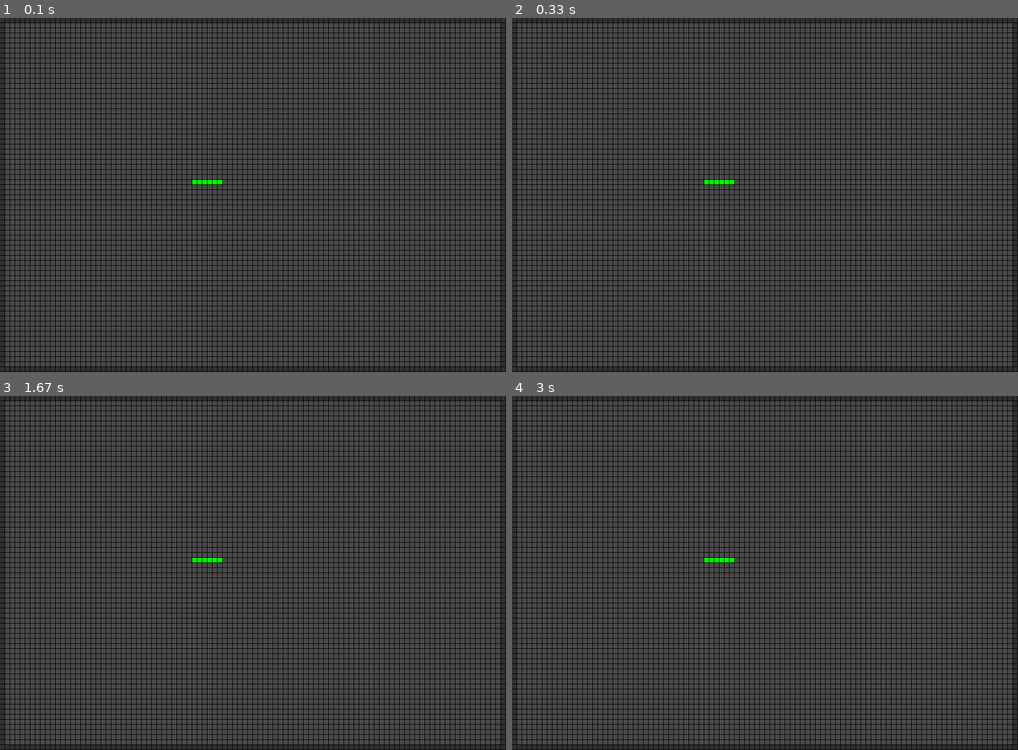
Above: before the commit, frames 1-4 (two rows, left to right).
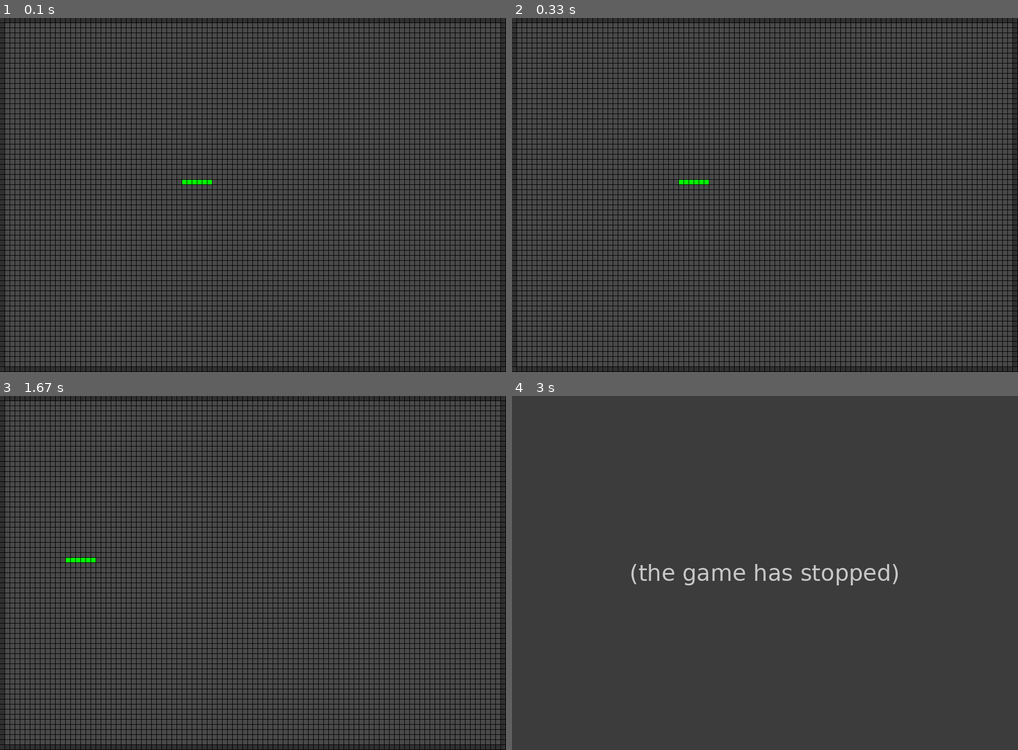
Above: after the commit, the same moments.

Repository: hsadler/learn-pygame
Game: pygame game, started from my_games/snake/snake.py
Two runs of this game, one before a commit and one after it. Both use one fixed random seed, a clock stepped at 60 frames per second and the inputs below.
Inputs:
- Up to frame 1 (0.1 s): no input
- Up to frame 2 (0.33 s): no input
- Up to frame 3 (1.67 s): no input
- Up to frame 4 (3 s): no input

The runs differ from the first frame. In frame 1, less than 0.1% of the frame differs, in the area x 36-44%, y 45-47%; in frame 2, 0.1%; in frame 3, 0.1%; in frame 4, 22%, in the area x 0-100%, y 0-100%.
Error after the commit: AttributeError: 'NoneType' object has no attribute 'draw_color' (snake.py line 37); the game stopped at 2.53 s (later frames are placeholders)

Commit message:
got snake movement working

Diff:
--- a/my_games/snake/lib/business/game.py
+++ b/my_games/snake/lib/business/game.py
@@ -5,7 +5,7 @@
 class GameBL():
 
 	@staticmethod
-	def run(config, game, grid, snake):
+	def run(config, game, grid, wall, snake):
 		"""
 		game loop main method
 		"""
@@ -18,14 +18,26 @@
 				if event.key == game.pygame.K_ESCAPE or event.unicode == 'q':
 					game.running = False
 
-		# # block selection based on user input
-		# direction = self.get_direction_from_user_input()
-		# if direction is not None:
-		# 	print('direction:')
-		# 	print(direction)
+		# update entire grid until optimized
+		grid.initialize()
 
-		# # lock game loop rate
-		# self.clock.tick(self.config.GAME_LOOP_RATE)
+		# update entire wall until optimized
+		wall.update()
+
+		# move the snake
+		head = snake.get_head()
+		new_head = grid.get_adjacent_block_from_block(
+			block=head,
+			direction=grid.DIRECTION_LEFT
+		)
+		snake.move_snake(new_head=new_head, remove_tail=True)
+		snake.update()
+
+		# do full update (until optimized)
+		game.pygame.display.update()
+
+		# lock game loop rate
+		game.clock.tick(config.GAME_LOOP_RATE)
 
 	def get_direction_from_user_input(self):
 		return None
@@ -33,7 +45,7 @@
 	def init_display(self):
 		self.pygame.display.update()
 
-	def update_display(self):
+	def update_display(self, rects):
 		# TODO: pass rects to update()
 		self.pygame.display.update(rects)
 
--- a/my_games/snake/lib/model/config.py
+++ b/my_games/snake/lib/model/config.py
@@ -7,7 +7,7 @@
 class Config():
 
 	GAME_NAME = 'snake'
-	GAME_LOOP_RATE = 30
+	GAME_LOOP_RATE = 15
 
 	SCREEN_PX_WIDTH = 1000
 	SCREEN_PX_HEIGHT = 700
--- a/my_games/snake/lib/model/game_model_list.py
+++ b/my_games/snake/lib/model/game_model_list.py
@@ -13,3 +13,6 @@
 
 	def get_game_models(self):
 		return self.game_models
+
+	def remove_game_model(self, game_model):
+		self.game_models.remove(game_model)
--- a/my_games/snake/lib/model/snake.py
+++ b/my_games/snake/lib/model/snake.py
@@ -12,8 +12,6 @@
 	# DIRECTION_RIGHT = 'right'
 
 	def __init__(self, game, game_models=[]):
-		if len(game_models) < 2:
-			return None
 		super().__init__(game=game, game_models=game_models)
 		self.head = {
 			'model': game_models[0],
@@ -44,10 +42,32 @@
 			block.update()
 
 	def get_head(self):
-		return self.head
+		return self.head['model']
 
 	def get_tail(self):
-		return self.tail
+		return self.tail['model']
+
+	def append_head(self, head_model):
+		new_head = {
+			'model': head_model,
+			'next': self.head,
+			'prev': None
+		}
+		self.head['prev'] = new_head
+		self.head = new_head
+		self.add_game_model(game_model=head_model)
+
+	def pop_tail(self):
+		new_tail = self.tail['prev']
+		old_tail = self.tail
+		old_tail['prev'] = None
+		self.tail = new_tail
+		self.remove_game_model(old_tail['model'])
+		return old_tail['model']
 
 	def move_snake(self, new_head, remove_tail=True):
-		pass
+		self.append_head(new_head)
+		if remove_tail:
+			return self.pop_tail()
+		else:
+			return None
--- a/my_games/snake/snake.py
+++ b/my_games/snake/snake.py
@@ -53,6 +53,7 @@
 			config=config,
 			game=game,
 			grid=grid,
+			wall=wall,
 			snake=snake
 		)
 
